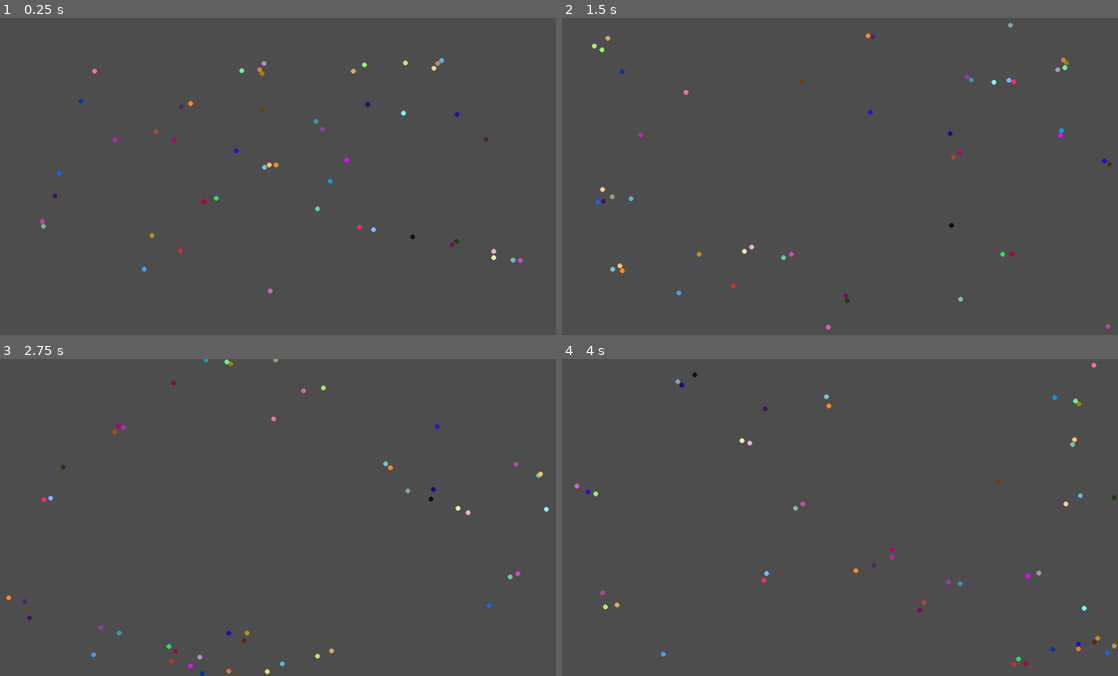
Above: before the commit, frames 1-4 (two rows, left to right).
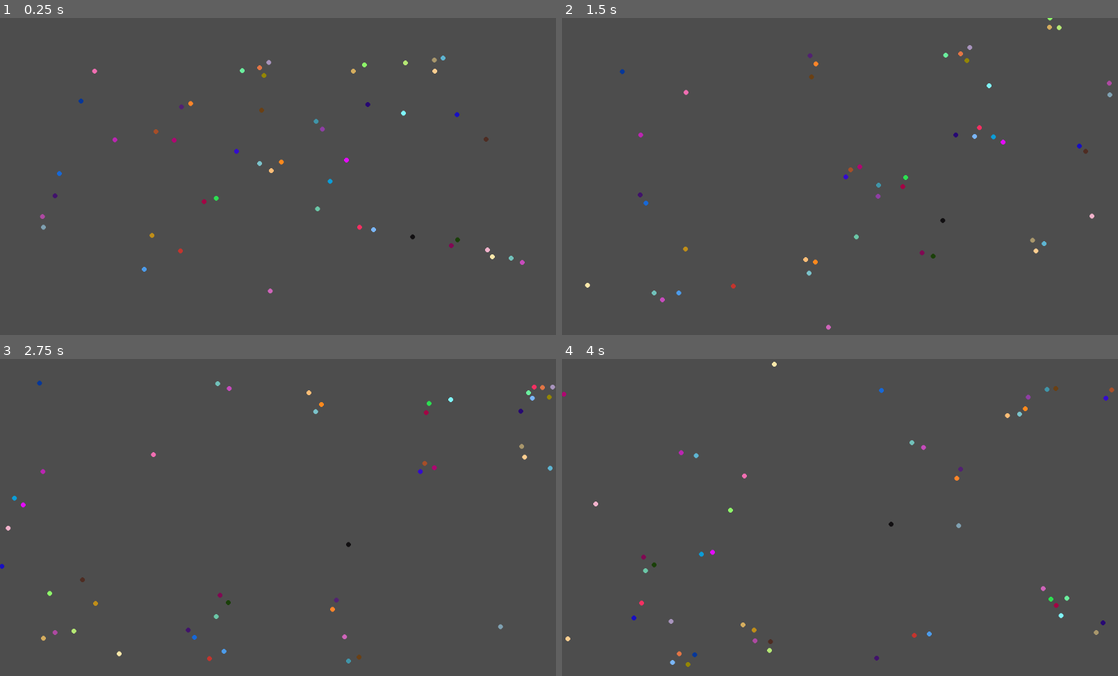
Above: after the commit, the same moments.

Repository: eknsydm/Flock-Simulation
Game: Godot game, scene res://scenes/main_scene.tscn
Same seed, same stepped clock (60 frames per second), same inputs: the game is played once before the commit and once after it. The engine's default icon, where the game draws it, is replaced by a stand-in: a white triangle on a blue panel in a dark square.
Inputs (mouse positions are in pixels of both pictures, inside the frame that each line leads up to):
- Up to frame 1 (0.25 s): no input
- Up to frame 2 (1.5 s): move the mouse to (962, 160) at 0.52 s; move the mouse to (728, 192) at 1.27 s
- Up to frame 3 (2.75 s): move the mouse to (333, 447) at 2.02 s
- Up to frame 4 (4 s): move the mouse to (812, 580) at 2.77 s; move the mouse to (1006, 565) at 3.52 s

The runs differ from the first frame. In frame 1, 0.3% of the frame differs, in the area x 7-95%, y 11-78%; in frame 2, 1.0%; in frame 3, 1.1%; in frame 4, 1.1%, in the area x 0-100%, y 0-98%.

Commit message:
Basic settings pop up menu layout

Diff:
--- a/scenes/boid.tscn
+++ b/scenes/boid.tscn
@@ -11,23 +11,26 @@
 
 [node name="Boid" type="Area2D" groups=["boid"]]
 script = ExtResource("1_n3miv")
-avoid_distance = 10.0
-view_distance = 100.0
+max_speed = 4.0
 
 [node name="Sprite2D" type="Sprite2D" parent="."]
 texture = ExtResource("2_qhp8k")
 
 [node name="CollisionShape2D" type="CollisionShape2D" parent="."]
+visible = false
 shape = SubResource("RectangleShape2D_5xifu")
 
 [node name="Vision" type="Area2D" parent="."]
+visible = false
 
 [node name="CollisionShape2D" type="CollisionShape2D" parent="Vision"]
+visible = false
 position = Vector2(14, 0)
 shape = SubResource("RectangleShape2D_lwufm")
 debug_color = Color(0, 0.636388, 0.405518, 0.42)
 
 [node name="RayFolder" type="Node2D" parent="."]
+visible = false
 
 [node name="RayCast2D" type="RayCast2D" parent="RayFolder"]
 target_position = Vector2(44, -7)
--- a/scenes/main_scene.tscn
+++ b/scenes/main_scene.tscn
@@ -2,9 +2,9 @@
 
 [ext_resource type="Texture2D" uid="uid://dderardo26e8c" path="res://assets/sprites/icon.svg" id="1_3heu3"]
 [ext_resource type="Script" path="res://scenes/scene_manager.gd" id="1_pbvw6"]
-[ext_resource type="PackedScene" uid="uid://hcu6oaoa4khp" path="res://scenes/boid.tscn" id="2_lio02"]
 [ext_resource type="Script" path="res://scenes/boid_spawner.gd" id="3_gde18"]
 [ext_resource type="Script" path="res://scenes/debug_camera.gd" id="4_o17n2"]
+[ext_resource type="PackedScene" uid="uid://b1dyhf16xkf5o" path="res://scenes/settings_menu.tscn" id="5_s8qd4"]
 
 [sub_resource type="TileSetAtlasSource" id="TileSetAtlasSource_8j06g"]
 texture = ExtResource("1_3heu3")
@@ -31,12 +31,10 @@
 script = ExtResource("3_gde18")
 num = 50
 
-[node name="Boid" parent="." instance=ExtResource("2_lio02")]
-visible = false
-position = Vector2(504, 411)
-rotation = 3.0397
-
 [node name="Camera2D" type="Camera2D" parent="."]
 visible = false
 position = Vector2(572, 333)
 script = ExtResource("4_o17n2")
+
+[node name="SettingsMenu" parent="." instance=ExtResource("5_s8qd4")]
+visible = false
--- /dev/null
+++ b/scenes/settings_menu.gd
@@ -0,0 +1,15 @@
+extends Window
+
+
+# Called when the node enters the scene tree for the first time.
+func _ready() -> void:
+	pass # Replace with function body.
+
+
+# Called every frame. 'delta' is the elapsed time since the previous frame.
+func _process(delta: float) -> void:
+	pass
+
+
+func _on_close_requested() -> void:
+	queue_free()
--- /dev/null
+++ b/scenes/settings_menu.tscn
@@ -0,0 +1,39 @@
+[gd_scene load_steps=2 format=3 uid="uid://b1dyhf16xkf5o"]
+
+[ext_resource type="Script" path="res://scenes/settings_menu.gd" id="1_5ddgv"]
+
+[node name="SettingsMenu" type="Window"]
+auto_translate_mode = 1
+initial_position = 1
+size = Vector2i(400, 400)
+popup_window = true
+script = ExtResource("1_5ddgv")
+
+[node name="CanvasLayer" type="CanvasLayer" parent="."]
+
+[node name="MarginContainer" type="MarginContainer" parent="CanvasLayer"]
+anchors_preset = 15
+anchor_right = 1.0
+anchor_bottom = 1.0
+grow_horizontal = 2
+grow_vertical = 2
+size_flags_horizontal = 3
+size_flags_vertical = 3
+theme_override_constants/margin_left = 20
+theme_override_constants/margin_top = 20
+theme_override_constants/margin_right = 20
+theme_override_constants/margin_bottom = 20
+
+[node name="VBoxContainer" type="VBoxContainer" parent="CanvasLayer/MarginContainer"]
+layout_mode = 2
+
+[node name="Label" type="Label" parent="CanvasLayer/MarginContainer/VBoxContainer"]
+layout_mode = 2
+size_flags_horizontal = 0
+text = "Allign Force"
+
+[node name="HSlider" type="HSlider" parent="CanvasLayer/MarginContainer/VBoxContainer"]
+layout_mode = 2
+size_flags_vertical = 1
+
+[connection signal="close_requested" from="." to="." method="_on_close_requested"]
